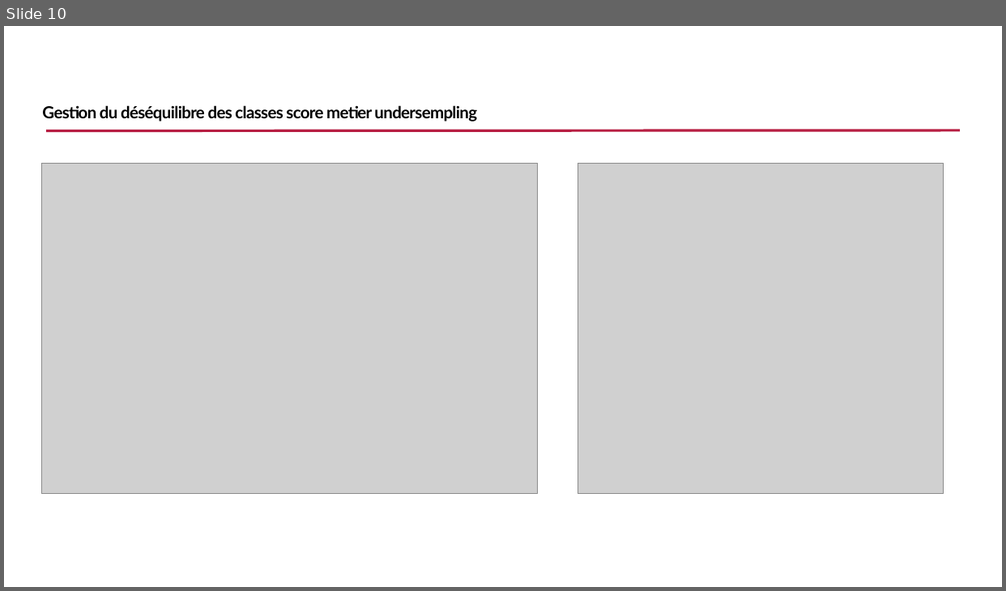
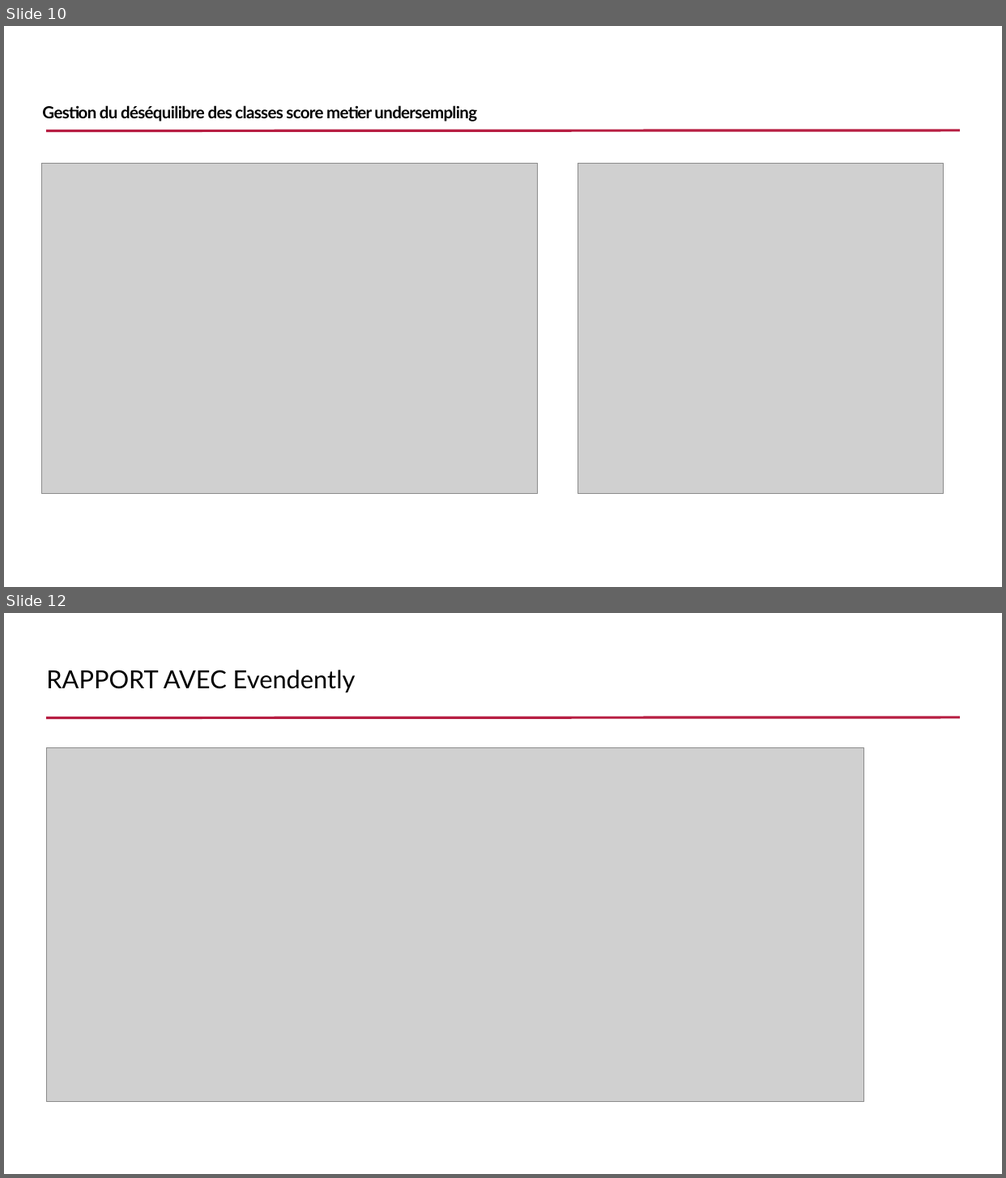
Before and after one commit to tapha10/projet-7-openclassroom, a slide deck: Tall_Moustapha_7_presentation.pptx. Shown one above the other, each under a label of ours: slide 10 before the commit, slides 10 and 12 after it; the slides between them are not shown. The pictures are 1006x591 and 1006x1178 pixels, drawn with LibreOffice and Linux fonts; fonts in the diff are those of the drawing; grey boxes stand for pictures; background and template pictures are left out. Boxes give left, top, right and bottom in pixels: in the first picture for what was removed or moved away, otherwise in the second. Text is boxed around its words. In the diff, an @@ line names an element or a change of style, - is before the commit and + after.

```diff
--- a/Tall_Moustapha_7_presentation.pptx
+++ b/Tall_Moustapha_7_presentation.pptx
@@ slide 12 added at box(4, 613, 1002, 1174), background picture (left out); not listed: 1 template element that a slide beside it also shows @@
@@ title added at box(46, 670, 356, 693), 24 pt, text #000000 @@
+RAPPORT AVEC Evendently
@@ picture added at box(47, 747, 864, 1101) @@
```
Also in this commit, not shown: 2 slides changed, 1 other slide added, 1 other file.
